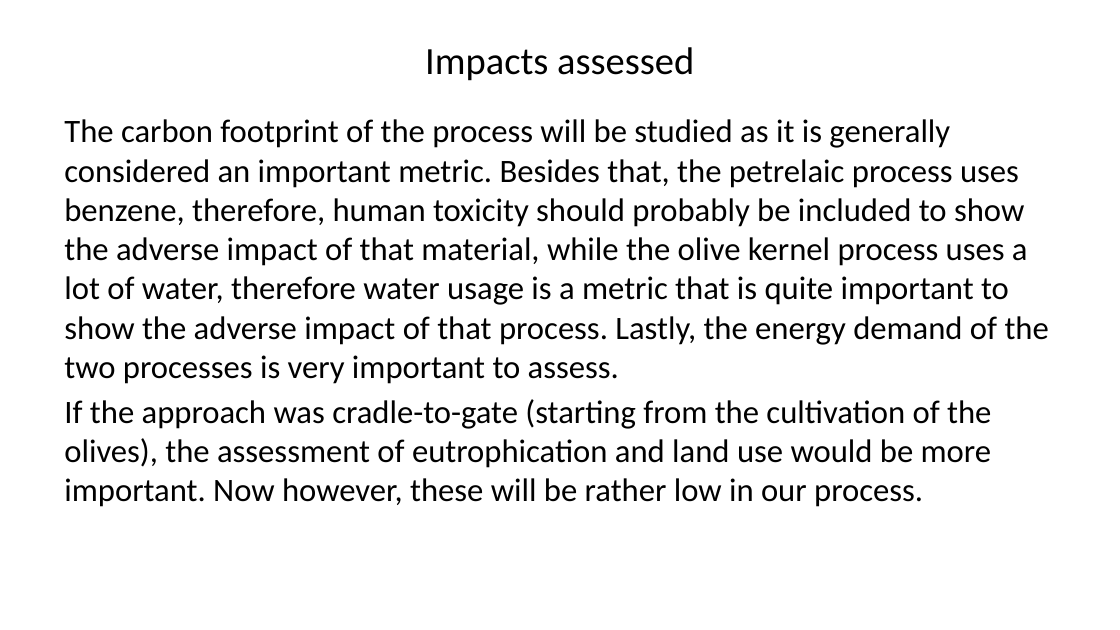
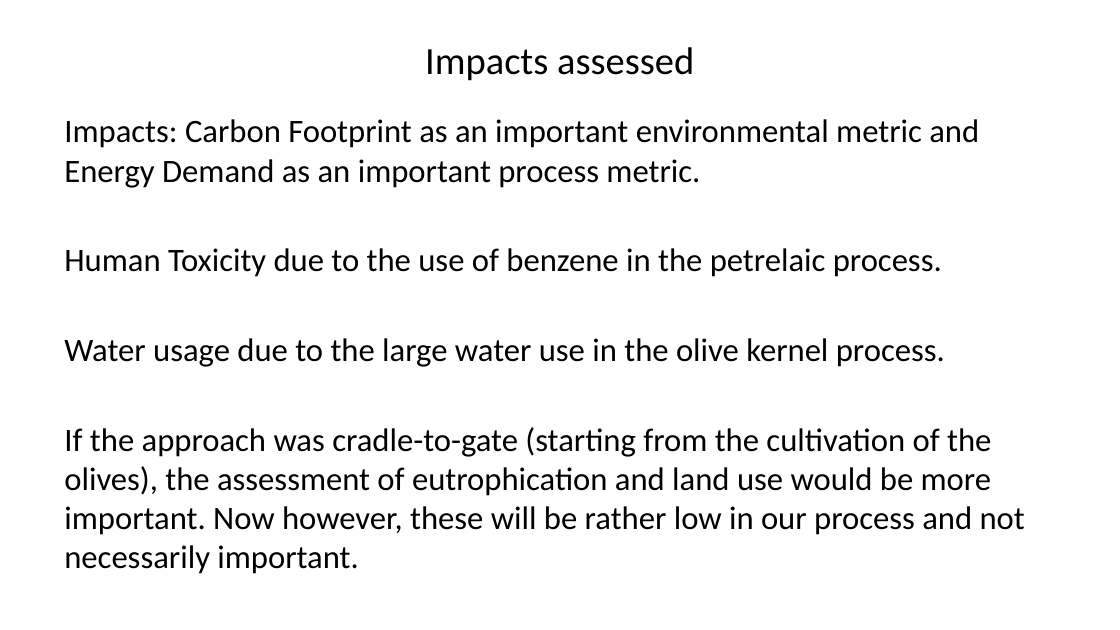
Before and after one commit to Vidianos-Giannitsis/Process-Design, a slide deck: slide 4 of LCA/cyclopentanone_olive_kernel_lca_presentation.pptx. Drawn at 1120x630 pixels with LibreOffice and Linux fonts; fonts in the diff are those of the drawing. Boxes give left, top, right and bottom in pixels: in the first picture for what was removed or moved away, otherwise in the second. Text is boxed around its words. In the diff, an @@ line names an element or a change of style, - is before the commit and + after.

```diff
--- a/LCA/cyclopentanone_olive_kernel_lca_presentation.pptx
+++ b/LCA/cyclopentanone_olive_kernel_lca_presentation.pptx
@@ text at [64, 119, 1025, 535]: text changed @@
-The carbon footprint of the process will be studied as it is generally considered an important metric. Besides that, the petrelaic process uses benzene, therefore, human toxicity should probably be included to show the adverse impact of that material, while the olive kernel process uses a lot of water, therefore water usage is a metric that is quite important to show the adverse impact of that process. Lastly, the energy demand of the two processes is very important to assess.
-If the approach was cradle-to-gate (starting from the cultivation of the olives), the assessment of eutrophication and land use would be more important. Now however, these will be rather low in our process.
+Impacts: Carbon Footprint as an important environmental metric and Energy Demand as an important process metric.
+Human Toxicity due to the use of benzene in the petrelaic process.
+Water usage due to the large water use in the olive kernel process.
+If the approach was cradle-to-gate (starting from the cultivation of the olives), the assessment of eutrophication and land use would be more important. Now however, these will be rather low in our process and not necessarily important.
```
Also in this commit, not shown: 2 other slides changed, 2 slides added, 1 slide removed, 15 other files.
